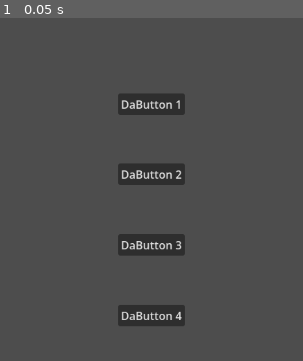
Above: before the commit, frame 1.
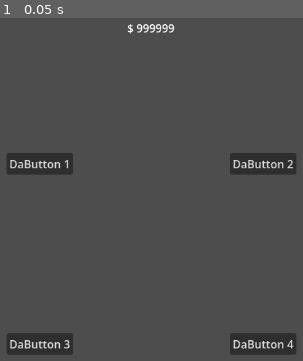
Above: after the commit, the same moment.

Repository: Ilymo/DaButton
Game: Godot game, scene res://scene/button_container.tscn
Same seed, same stepped clock (60 frames per second), same inputs: the game is played once before the commit and once after it. The project has no main scene, so this scene is started directly.
Inputs:
- Up to frame 1 (0.05 s): no input

The runs differ from the first frame. In frame 1, 10% of the frame differs, in the area x 2-98%, y 1-99%.

Commit message:
Money Label + layout change
Change DaButton container to a GridContainer
Add a RichTextLabel for Money Label

Put them in a VBoxContainer

Diff:
--- a/scene/button_container.tscn
+++ b/scene/button_container.tscn
@@ -8,36 +8,51 @@
 grow_horizontal = 2
 grow_vertical = 2
 
-[node name="DaButtonContainer" type="VBoxContainer" parent="." unique_id=220840509]
+[node name="VBoxContainer" type="VBoxContainer" parent="." unique_id=1202412507]
 layout_mode = 1
 anchors_preset = 13
 anchor_left = 0.5
 anchor_right = 0.5
 anchor_bottom = 1.0
-offset_left = -48.0
-offset_top = 125.0
-offset_right = 48.0
-offset_bottom = -120.0
+offset_left = -320.0
+offset_right = 320.0
 grow_horizontal = 2
 grow_vertical = 2
-alignment = 1
 
-[node name="DaButton1" type="Button" parent="DaButtonContainer" unique_id=1736397457]
+[node name="RichTextLabel" type="RichTextLabel" parent="VBoxContainer" unique_id=1201434855]
 layout_mode = 2
+size_flags_vertical = 3
+size_flags_stretch_ratio = 0.25
+text = "$ 999999"
+fit_content = true
+horizontal_alignment = 1
+vertical_alignment = 1
+
+[node name="DaButtonContainer" type="GridContainer" parent="VBoxContainer" unique_id=582276056]
+layout_mode = 2
+size_flags_vertical = 3
+columns = 2
+
+[node name="DaButton1" type="Button" parent="VBoxContainer/DaButtonContainer" unique_id=1736397457]
+layout_mode = 2
+size_flags_horizontal = 6
 size_flags_vertical = 6
 text = "DaButton 1"
 
-[node name="DaButton2" type="Button" parent="DaButtonContainer" unique_id=2054821629]
+[node name="DaButton2" type="Button" parent="VBoxContainer/DaButtonContainer" unique_id=2054821629]
 layout_mode = 2
+size_flags_horizontal = 6
 size_flags_vertical = 6
 text = "DaButton 2"
 
-[node name="DaButton3" type="Button" parent="DaButtonContainer" unique_id=516809835]
+[node name="DaButton3" type="Button" parent="VBoxContainer/DaButtonContainer" unique_id=516809835]
 layout_mode = 2
+size_flags_horizontal = 6
 size_flags_vertical = 6
 text = "DaButton 3"
 
-[node name="DaButton4" type="Button" parent="DaButtonContainer" unique_id=590722040]
+[node name="DaButton4" type="Button" parent="VBoxContainer/DaButtonContainer" unique_id=590722040]
 layout_mode = 2
+size_flags_horizontal = 6
 size_flags_vertical = 6
 text = "DaButton 4"
--- a/script/dabutton_class1.gd
+++ b/script/dabutton_class1.gd
@@ -1,5 +1,6 @@
 extends Node
 class_name DaButton1
 
+
 func _ready() -> void:
 	pass
